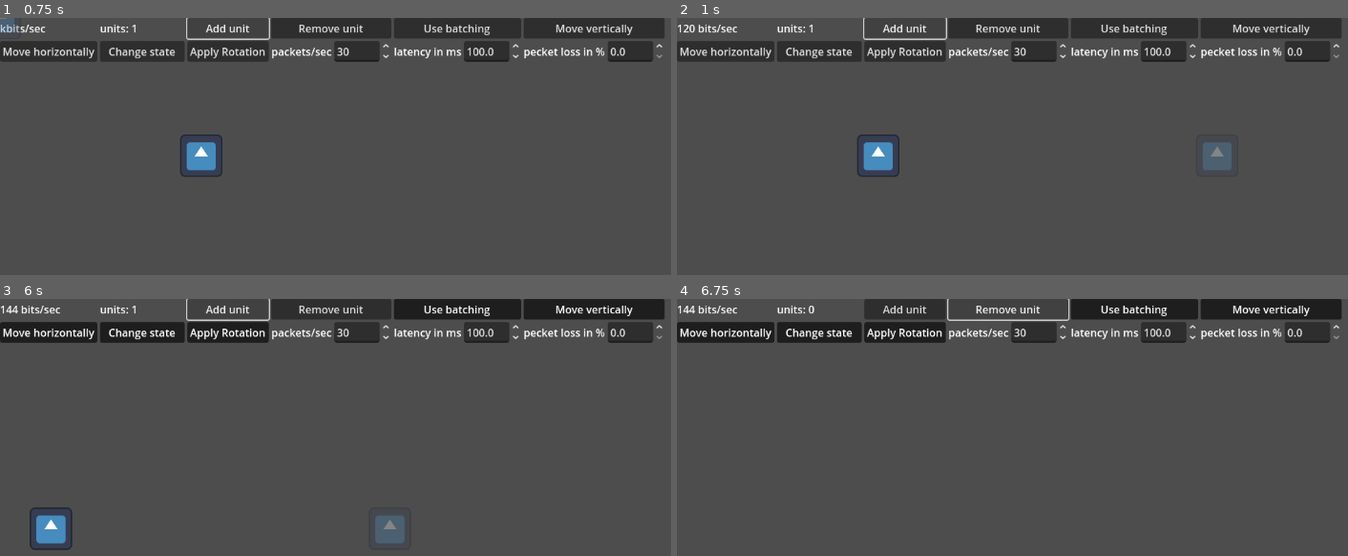
Above: before the commit, frames 1-4 (two rows, left to right).
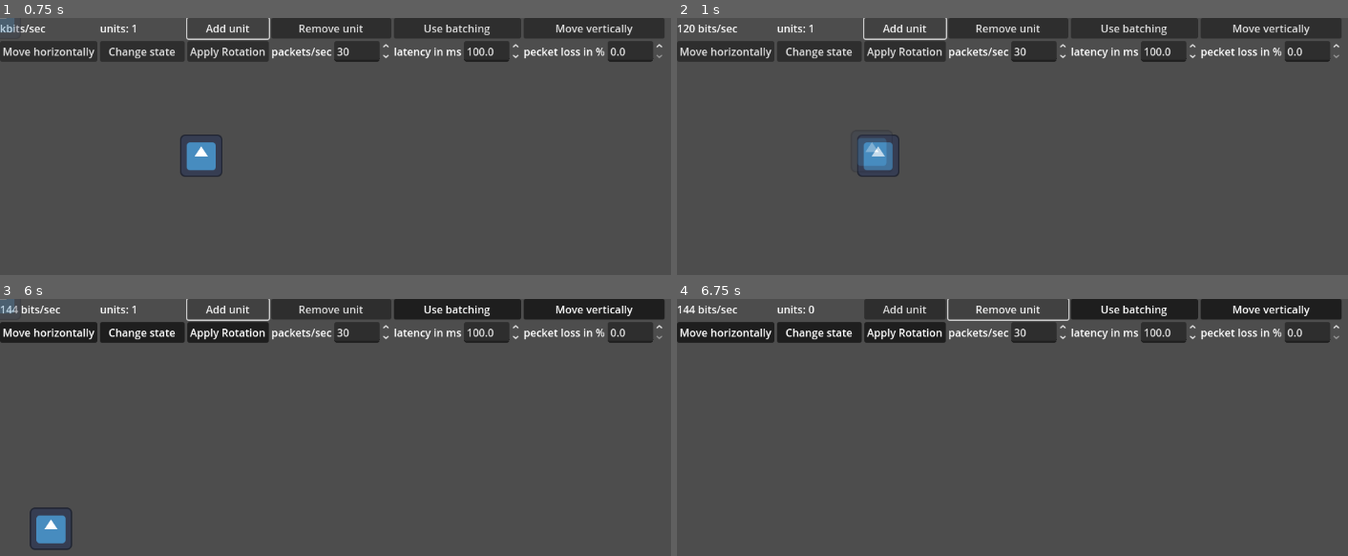
Above: after the commit, the same moments.

Repository: wowtamz/efficient-state-sync
Game: Godot game, scene res://2d/benchmark.tscn
Two runs of this game, one before a commit and one after it. Both use one fixed random seed, a clock stepped at 60 frames per second and the inputs below. The engine's default icon, where the game draws it, is replaced by a stand-in: a white triangle on a blue panel in a dark square.
Inputs:
- Up to frame 1 (0.75 s): click "Add unit" at 0.5 s
- Up to frame 2 (1 s): no input
- Up to frame 3 (6 s): click "Remove unit" at 1.25 s; click "Use batching" at 2 s; click "Move vertically" at 2.75 s; click "Move horizontally" at 3.5 s; click "Change state" at 4.25 s; click "Apply Rotation" at 5 s; click "Add unit" at 5.75 s
- Up to frame 4 (6.75 s): click "Remove unit" at 6.5 s

Frame 1 is identical in both runs. In frame 2, 0.8% of the frame differs, in the area x 26-83%, y 46-60%; in frame 3, 0.6%; in frame 4, nothing differs.

Commit message:
improved lerp logic in 2d/shadow.tscn

Diff:
--- a/2d/shadow.tscn
+++ b/2d/shadow.tscn
@@ -21,37 +21,99 @@
 var pos: Vector2 = position
 
 var snapshots: Array[StateData] = []
+var current_snapshot: StateData
 
 var _latency: float = 0.2
 var _packet_loss: float = 0.0
 
+var _t_delta: int = 1
+
+var _from_pos: Vector2 = position
+var _to_pos: Vector2 = position
+
+var _lerp: bool = true
+var _step_factor: float = 1.0
+var _last_time: int = 0
+var _vel: Vector2 = Vector2()
+
+var t: float = 0.0 ## Lerp progress
+
 func _ready() -> void:
-	set_process(false)
+	set_process(true)
 
-func _process(_delta: float) -> void:
-	#position = lerp(position, pos, 0.15)
-	if snapshots.size() > 2:
-		var state_data: StateData = snapshots[1]
-		var state_map = state_data.get_map()
-		if StateData2D.POS_X in state_map:
-			var val = state_data.get_value(StateData2D.POS_X)
-			position.x = lerp(position.x, val + (get_viewport_rect().size.x / 2) - 64, 0.35)
-		if StateData2D.POS_Y in state_map:
-			var val = state_data.get_value(StateData2D.POS_Y)
-			position.y = lerp(position.y, val, 0.35)
+func set_lerp(val: bool) -> void:
+	_lerp = val
+	if val:
+		t = 0.0
 
-func add_snapshot(data: StateData) -> void:
-	snapshots.append(data)
-	if snapshots.size() > 5:
-		snapshots.pop_front()
+func _process(delta: float) -> void:
+	process_lerp(delta)
+
+func process_lerp(delta: float) -> void:
+	if _lerp:
+		var steps_per_frame = get_parent().send_rate * delta
+		if t > 1.0:
+			go_to_next_lerp_target()
+		t += steps_per_frame * _step_factor
+		position = _from_pos.lerp(_to_pos, t)
+
+func update_target_pos(state: StateData) -> void:
+	if state and state.get_value(StateData.TIME) > _last_time:
+		var x = state.get_value(StateData2D.POS_X)
+		var y = state.get_value(StateData2D.POS_Y)
+		_to_pos = Vector2(x if x else position.x, y if y else position.y)
+		_last_time = state.get_value(StateData.TIME)
+	else:
+		print(\"T_DELTA < 0\") # Jitter here!
+
+func update_extrapolate_pos() -> void:
+	_step_factor = 0.5
+	_vel = (_to_pos - _from_pos)
+	_to_pos += _vel
+
+func go_to_next_lerp_target():
+	t = 0.0
+	_from_pos = position
+	var next_state = null
+	if snapshots.is_empty():
+		_step_factor = 0.1
+		update_extrapolate_pos()
+		print(\"extrapolate\")
+	elif snapshots.size() == 1:
+		_step_factor = 0.75
+		next_state = snapshots.pop_front()
+		print(\"move towards latest\")
+	else:
+		next_state = snapshots.pop_at(snapshots.size() - 2)
+		if next_state.get_value(StateData.TIME) > _last_time:
+			_step_factor = float(next_state.get_value(StateData.TIME) - _last_time)
+		print(\"move towards previous\")
+
+	if next_state:
+		update_target_pos(next_state)
+
+func append_snapshot(n_snapshot: StateData) -> void:
+
+	if snapshots.size() == 0: # Base case
+		snapshots.append(n_snapshot)
+		return
+
+	if check_packet_time(snapshots.back(), n_snapshot):
+		snapshots.append(n_snapshot)
+
+func check_packet_time(last_state, new_state) -> bool:
+	return last_state.get_value(StateData.TIME) < new_state.get_value(StateData.TIME) or (last_state.get_value(StateData.TIME) > 65000 and new_state.get_value(StateData.TIME) < 200)
 
 func on_receive_packet(packet: PackedByteArray) -> void:
 	if is_packet_lost(): # Simulate packet loss
 		return
 	var state_data: StateData = StateData2D.from_bytes(packet)
-	#add_snapshot(state_data)
-	await get_tree().create_timer(_latency).timeout
-	sync_state(state_data)
+	var lat = _latency - randf_range(0.0, _latency)
+	await get_tree().create_timer(lat).timeout
+	if _lerp:
+		append_snapshot(state_data)
+	else:
+		sync_state(state_data)
 
 func is_packet_lost() -> bool:
 	if _packet_loss:
@@ -72,7 +134,6 @@
 	if pos_y:
 		position.y = pos_y
 	if rot:
-		print(rot)
 		rotation = rot
 	if _state:
 		state = _state
